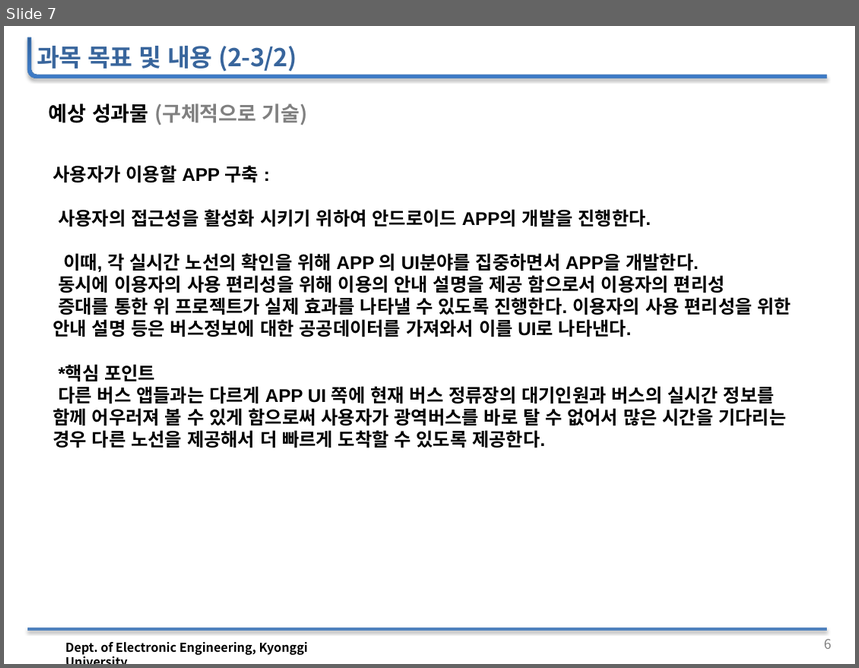
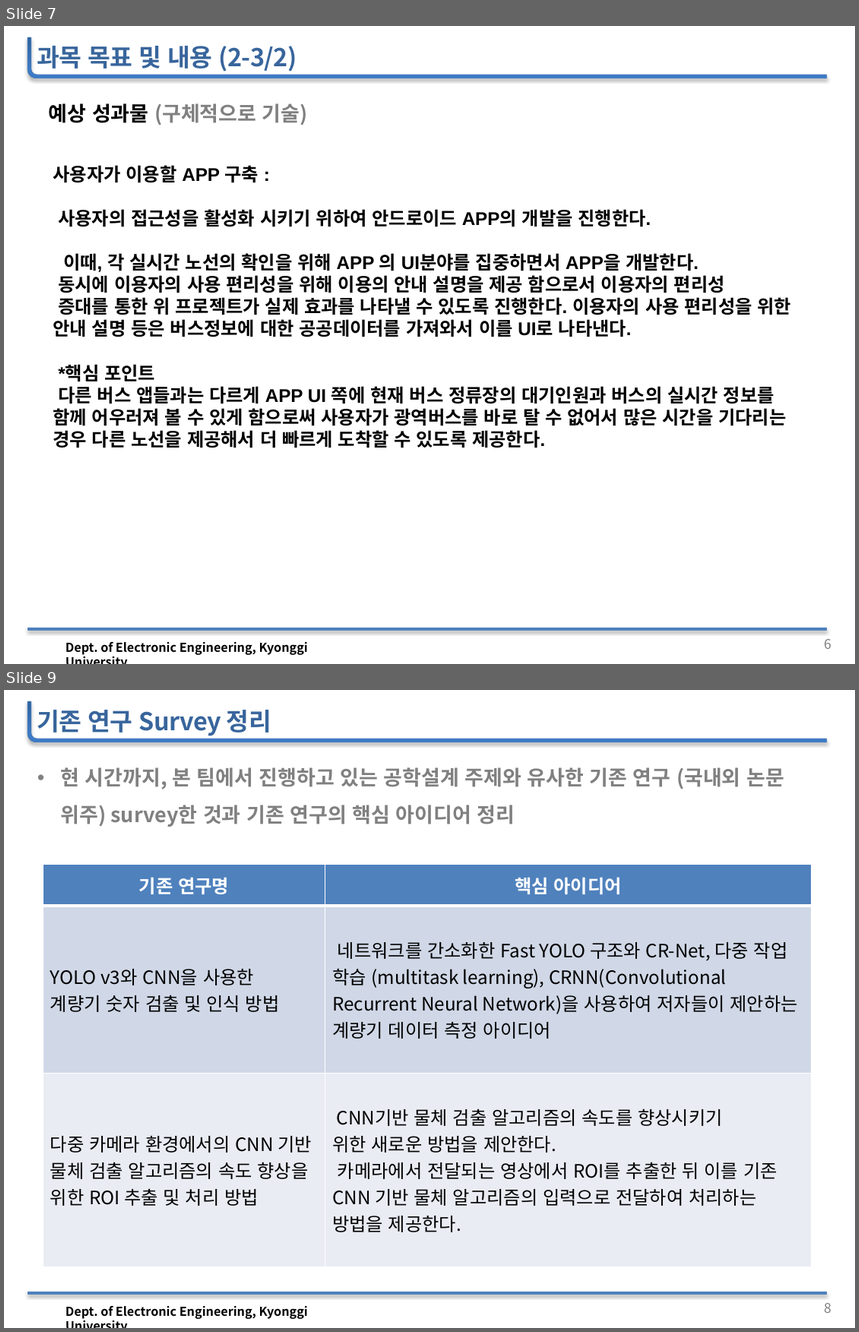
Before and after one commit to woojin1027/THE-FACO, a slide deck: 공학설계 자료/공학설계_중간보고_발표자료.pptx. Shown one above the other, each under a label of ours: slide 7 before the commit, slides 7 and 9 after it; the slides between them are not shown. The pictures are 859x668 and 859x1332 pixels, drawn with LibreOffice and Linux fonts; fonts in the diff are those of the drawing; background and template pictures are left out. Boxes give left, top, right and bottom in pixels: in the first picture for what was removed or moved away, otherwise in the second. Text is boxed around its words. In the diff, an @@ line names an element or a change of style, - is before the commit and + after.

Commit message:
정리

```diff
--- a/공학설계 자료/공학설계_중간보고_발표자료.pptx
+++ b/공학설계 자료/공학설계_중간보고_발표자료.pptx
@@ slide 9 added at [4, 690, 855, 1328], background #FFFFFF; not listed: 4 template elements that a slide beside it also shows @@
@@ text added at [37, 710, 272, 736], 24 pt, text #38659C, bold @@
+기존 연구 Survey 정리
@@ text added at [61, 768, 785, 827], 20 pt, text #808080, bold @@
+• 현 시간까지, 본 팀에서 진행하고 있는 공학설계 주제와 유사한 기존 연구 (국내외 논문 위주) survey한 것과 기존 연구의 핵심 아이디어 정리
@@ table added at [43, 864, 812, 1236], 3 rows, 2 columns @@
+기존 연구명 | 핵심 아이디어
+YOLO v3와 CNN을 사용한 / 계량기 숫자 검출 및 인식 방법 | 네트워크를 간소화한 Fast YOLO 구조와 CR-Net, 다중 작업 학습 (multitask learning), CRNN(Convolutional Recurrent Neural Network)을 사용하여 저자들이 제안하는 계량기 데이터 측정 아이디어
+다중 카메라 환경에서의 CNN 기반 물체 검출 알고리즘의 속도 향상을 위한 ROI 추출 및 처리 방법 | CNN기반 물체 검출 알고리즘의 속도를 향상시키기 / 위한 새로운 방법을 제안한다. / 카메라에서 전달되는 영상에서 ROI를 추출한 뒤 이를 기존 CNN 기반 물체 알고리즘의 입력으로 전달하여 처리하는 방법을 제공한다.
```
Also in this commit, not shown: 2 slides changed, 2 other files.
